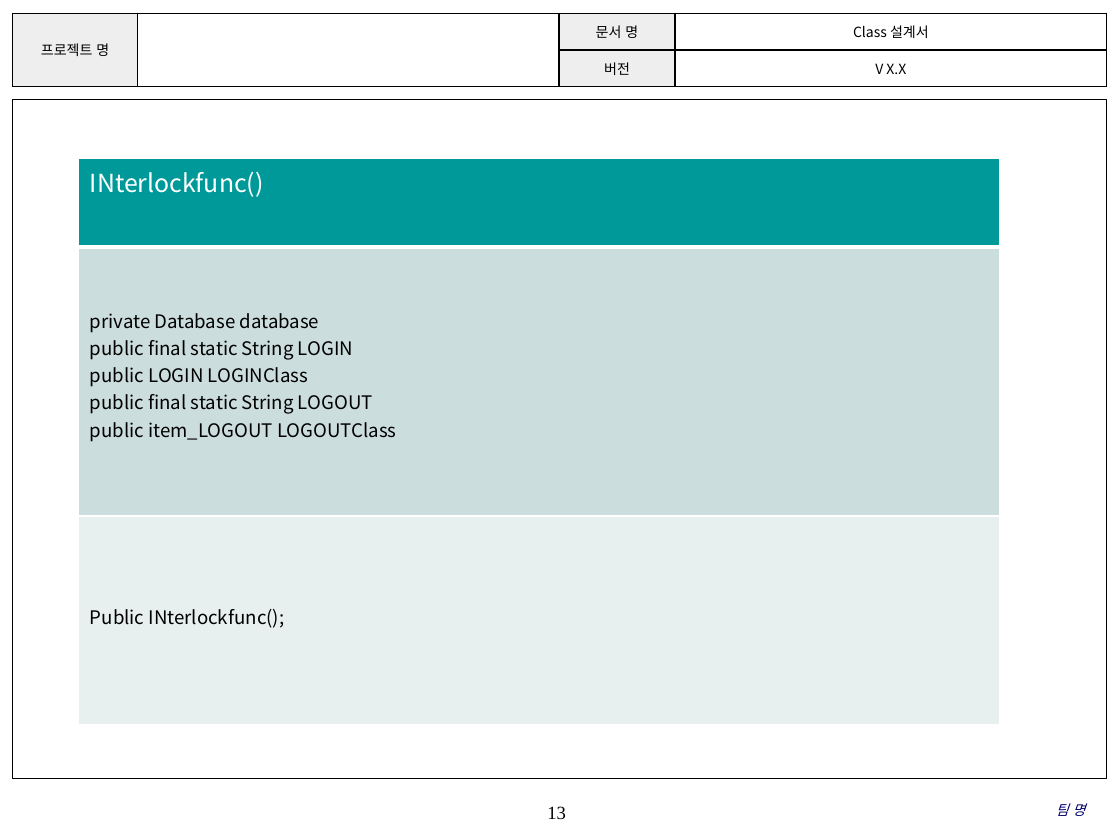
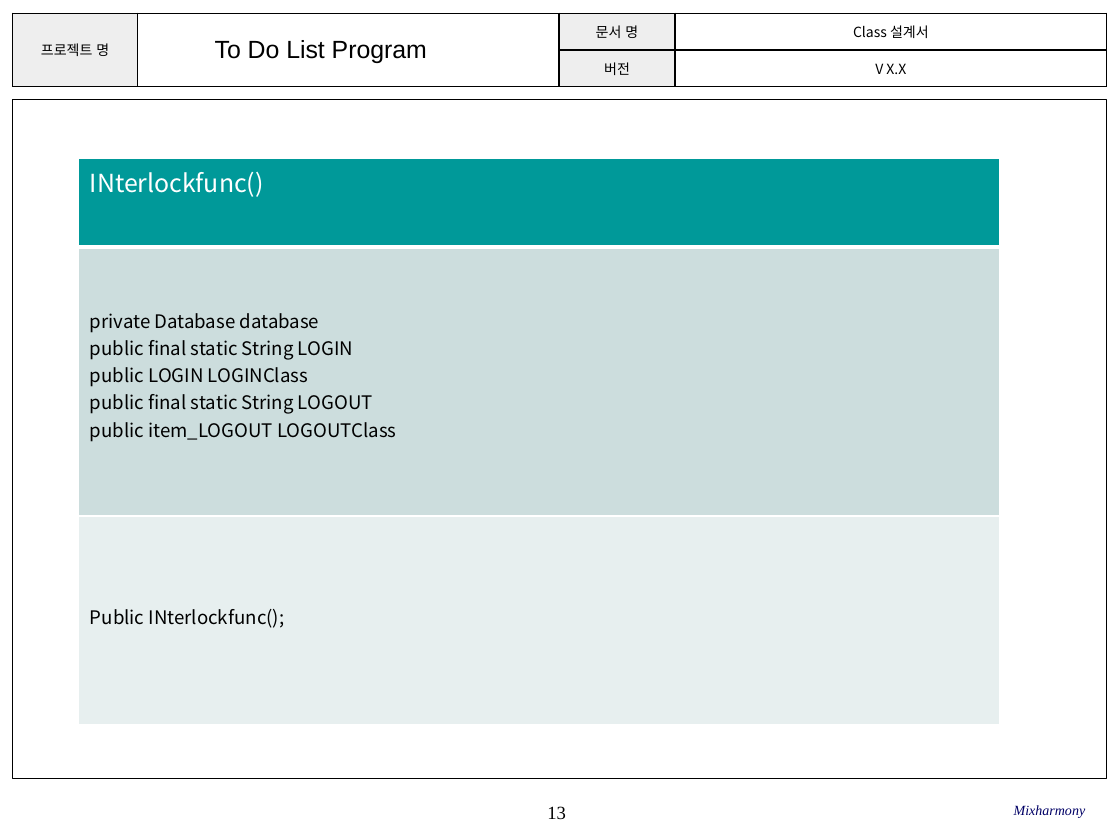
Before and after one commit to SE-admin/SE2017_2_mixharmony, a slide deck: slide 13 of doc/3_ 설계서/Class Design.pptx. Drawn at 1120x840 pixels with LibreOffice and Linux fonts; fonts in the diff are those of the drawing; background and template pictures are left out. Boxes give left, top, right and bottom in pixels: in the first picture for what was removed or moved away, otherwise in the second. Text is boxed around its words. In the diff, an @@ line names an element or a change of style, - is before the commit and + after.

```diff
--- a/doc/3_ 설계서/Class Design.pptx
+++ b/doc/3_ 설계서/Class Design.pptx
@@ text added at (x1=215, y1=40, x2=427, y2=63), 16 pt, text #000000 @@
+To Do List Program
@@ text at (x1=1014, y1=805, x2=1086, y2=818): text changed @@
-팀 명
+Mixharmony
```
Also in this commit, not shown: 15 other slides changed, 3 slides added.
